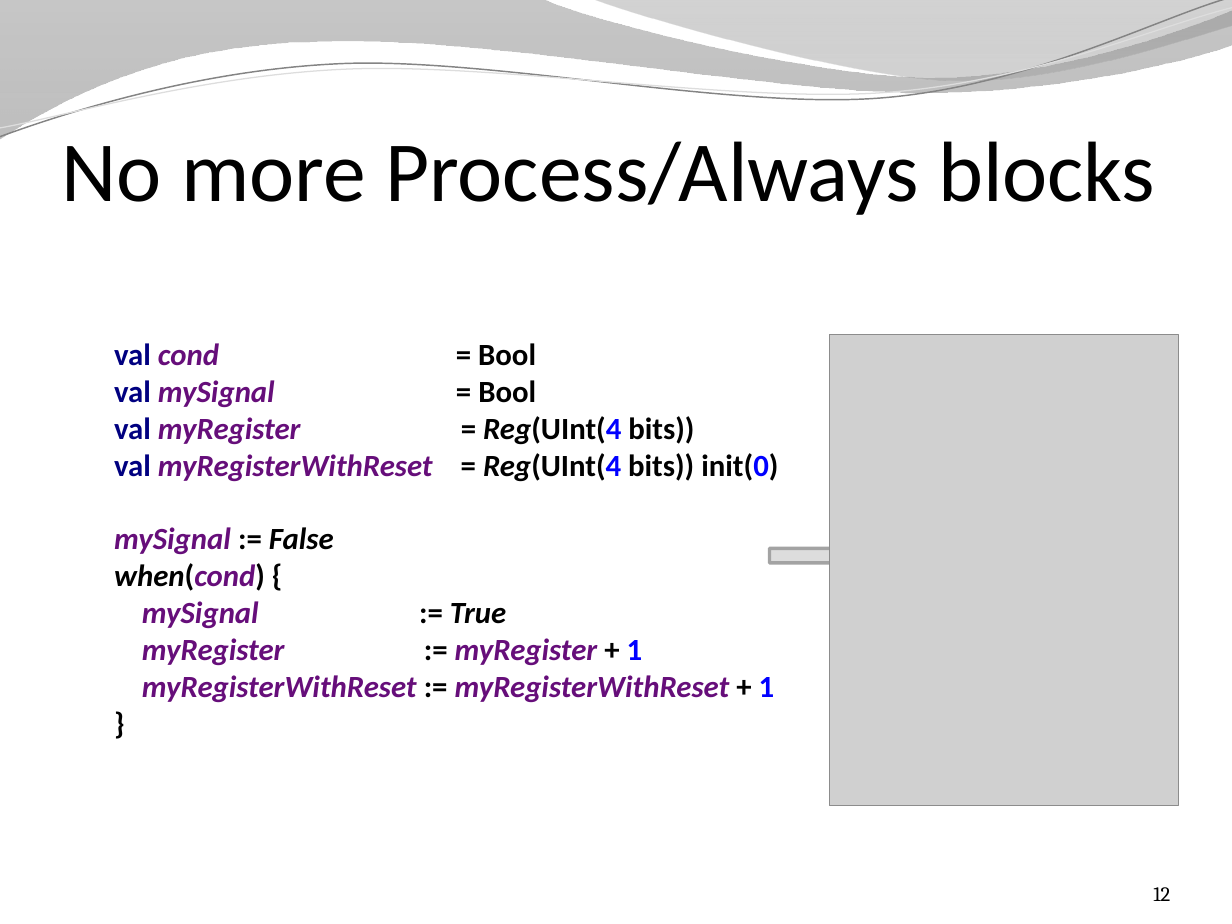
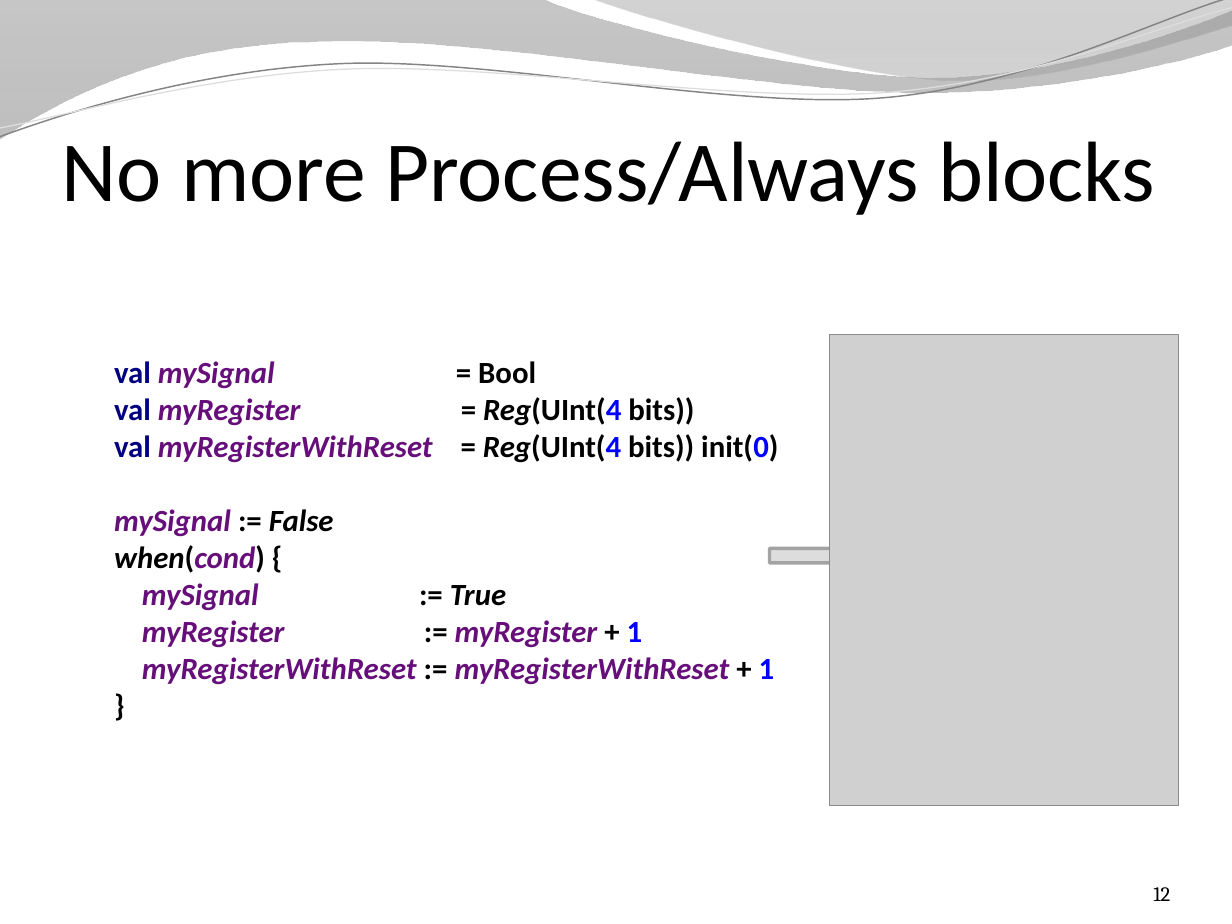
Before and after one commit to SpinalHDL/SpinalDoc, a slide deck: slide 12 of presentation/en/presentation.pptx. Drawn at 1232x924 pixels with LibreOffice and Linux fonts; fonts in the diff are those of the drawing; grey boxes stand for pictures; background and template pictures are left out. Boxes give left, top, right and bottom in pixels: in the first picture for what was removed or moved away, otherwise in the second. Text is boxed around its words. In the diff, an @@ line names an element or a change of style, - is before the commit and + after.

```diff
--- a/presentation/en/presentation.pptx
+++ b/presentation/en/presentation.pptx
@@ text at <box>114,361,778,685</box>: text changed @@
-val cond = Bool
-val mySignal = Bool
-val myRegister = Reg(UInt(4 bits))
-val myRegisterWithReset = Reg(UInt(4 bits)) init(0)
-mySignal := False
-when(cond) {
-mySignal := True
-myRegister := myRegister + 1
-myRegisterWithReset := myRegisterWithReset + 1
-}
+val mySignal = Bool
+val myRegister = Reg(UInt(4 bits))
+val myRegisterWithReset = Reg(UInt(4 bits)) init(0)
+mySignal := False
+when(cond) {
+mySignal := True
+myRegister := myRegister + 1
+myRegisterWithReset := myRegisterWithReset + 1
+}
```
Also in this commit, not shown: 4 other slides changed, 4 other files.
